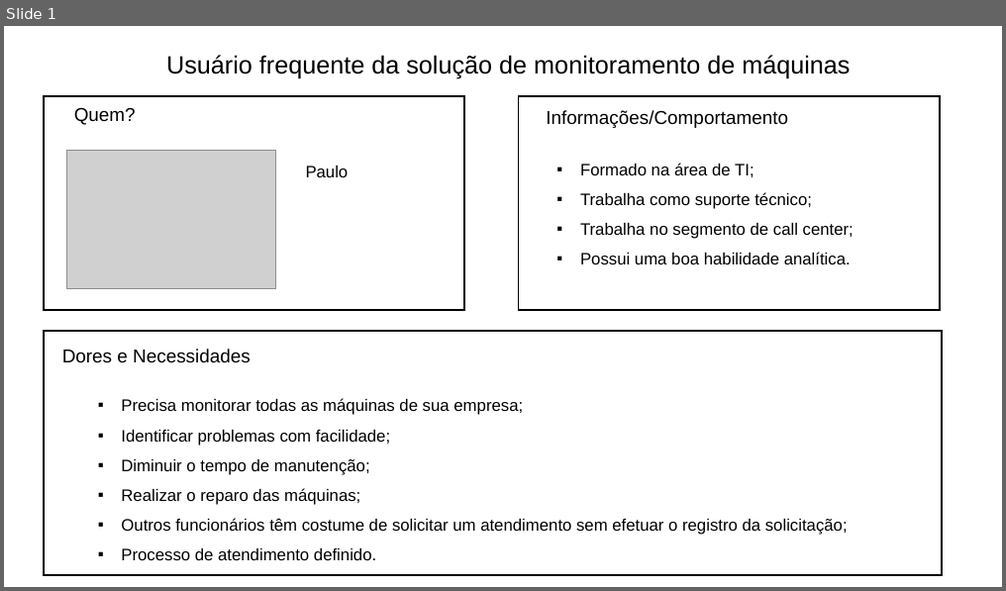
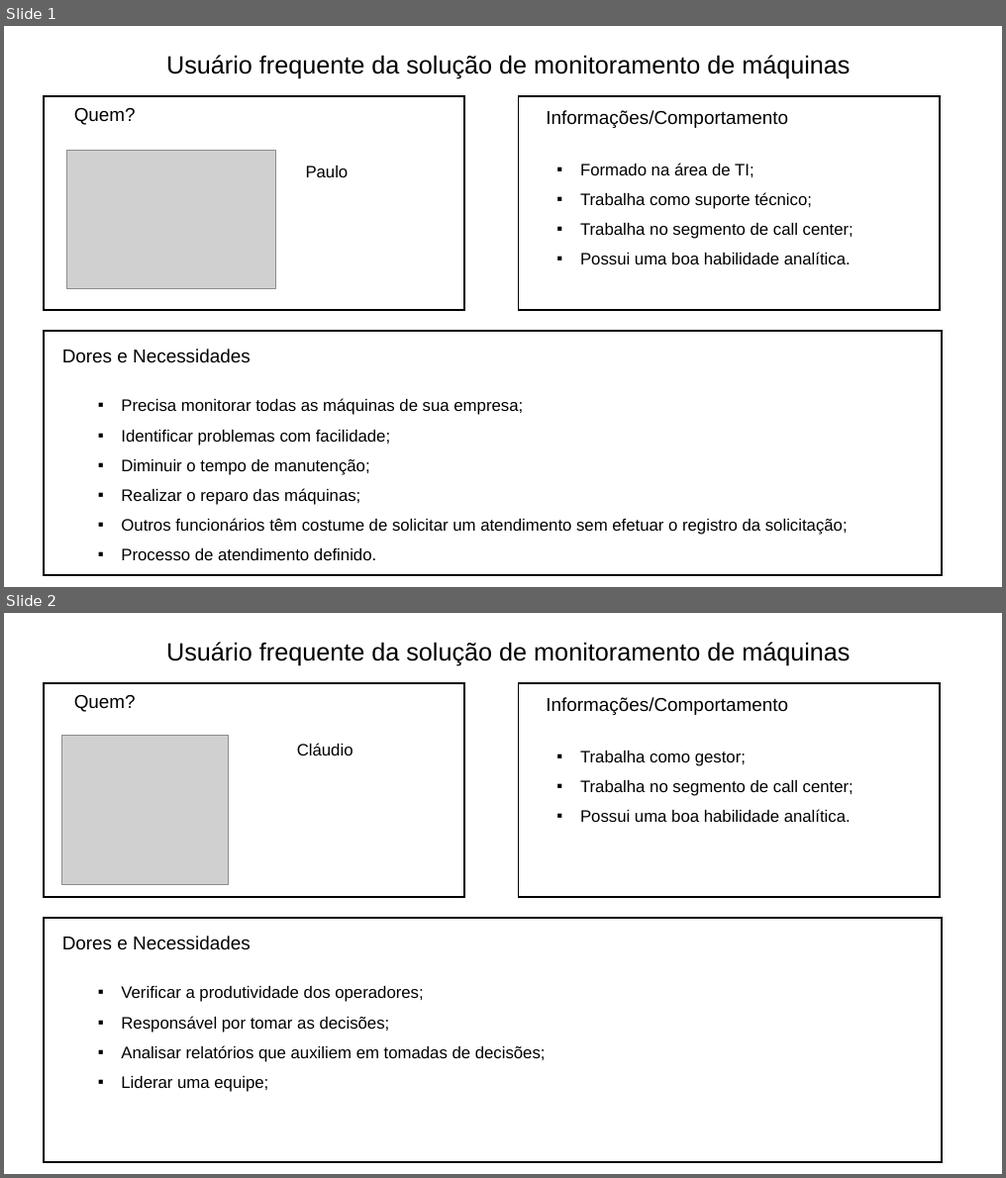
Before and after one commit to christian-raphael/Pyxis, a slide deck: Documentação/ProtoPersona.pptx. Shown one above the other, each under a label of ours: slide 1 before the commit, slides 1 and 2 after it. The pictures are 1006x591 and 1006x1178 pixels, drawn with LibreOffice and Linux fonts; fonts in the diff are those of the drawing; grey boxes stand for pictures. Boxes give left, top, right and bottom in pixels: in the first picture for what was removed or moved away, otherwise in the second. Text is boxed around its words. In the diff, an @@ line names an element or a change of style, - is before the commit and + after.

Commit message:
ProtoPersona - Gestor

```diff
--- a/Documentação/ProtoPersona.pptx
+++ b/Documentação/ProtoPersona.pptx
@@ slide 2 added at [4, 613, 1002, 1174], background #FFFFFF @@
@@ text added at [166, 642, 849, 666], 24 pt, text #000000 @@
+Usuário frequente da solução de monitoramento de máquinas
@@ rectangle added at [44, 683, 465, 897], outline #000000 1.5 pt @@
@@ text added at [74, 694, 136, 712], 18 pt, text #000000 @@
+Quem?
@@ rectangle added at [519, 683, 940, 897], outline #000000 1.5 pt @@
@@ text added at [546, 697, 788, 715], 18 pt, text #000000 @@
+Informações/Comportamento
@@ picture added at [61, 736, 229, 884] @@
@@ text added at [297, 743, 353, 756], 16 pt, text #000000 @@
+Cláudio
@@ text added at [580, 751, 853, 822], 16 pt, text #000000 @@
+▪ Trabalha como gestor;
+▪ Trabalha no segmento de call center;
+▪ Possui uma boa habilidade analítica.
@@ rectangle added at [44, 918, 943, 1162], outline #000000 1.5 pt @@
@@ text added at [62, 936, 251, 951], 18 pt, text #000000 @@
+Dores e Necessidades
@@ text added at [121, 986, 546, 1092], 16 pt, text #000000 @@
+▪ Verificar a produtividade dos operadores;
+▪ Responsável por tomar as decisões;
+▪ Analisar relatórios que auxiliem em tomadas de decisões;
+▪ Liderar uma equipe;
```
Also in this commit, not shown: 4 other files.
